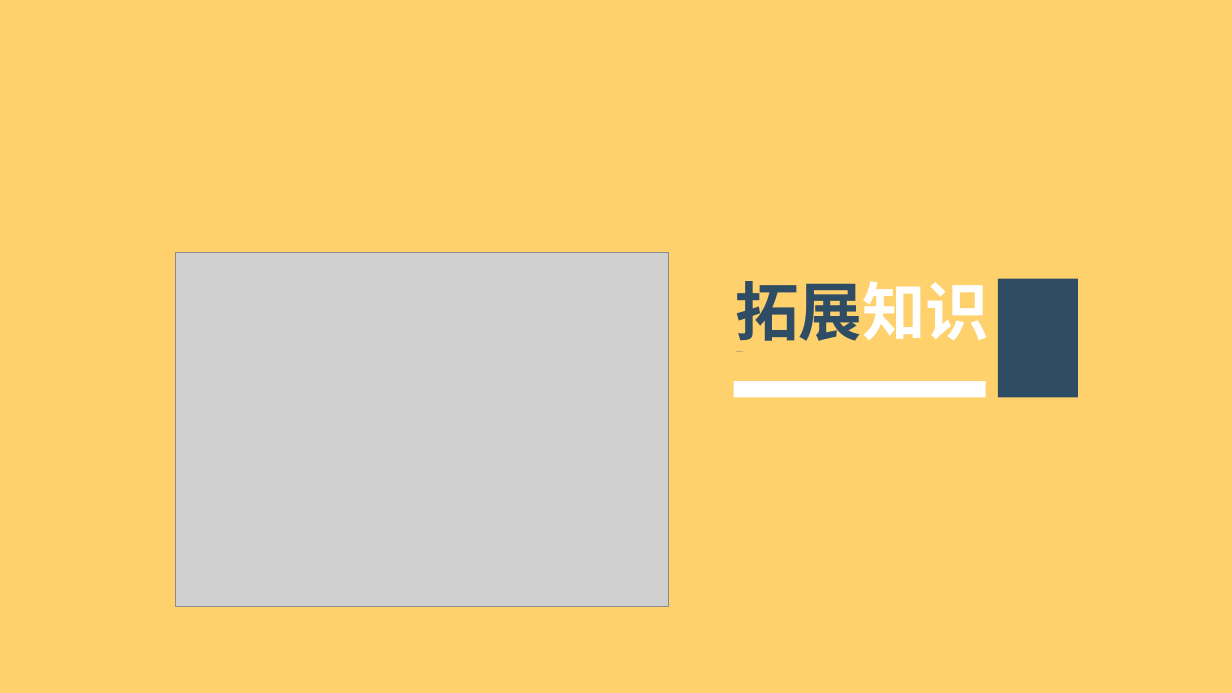
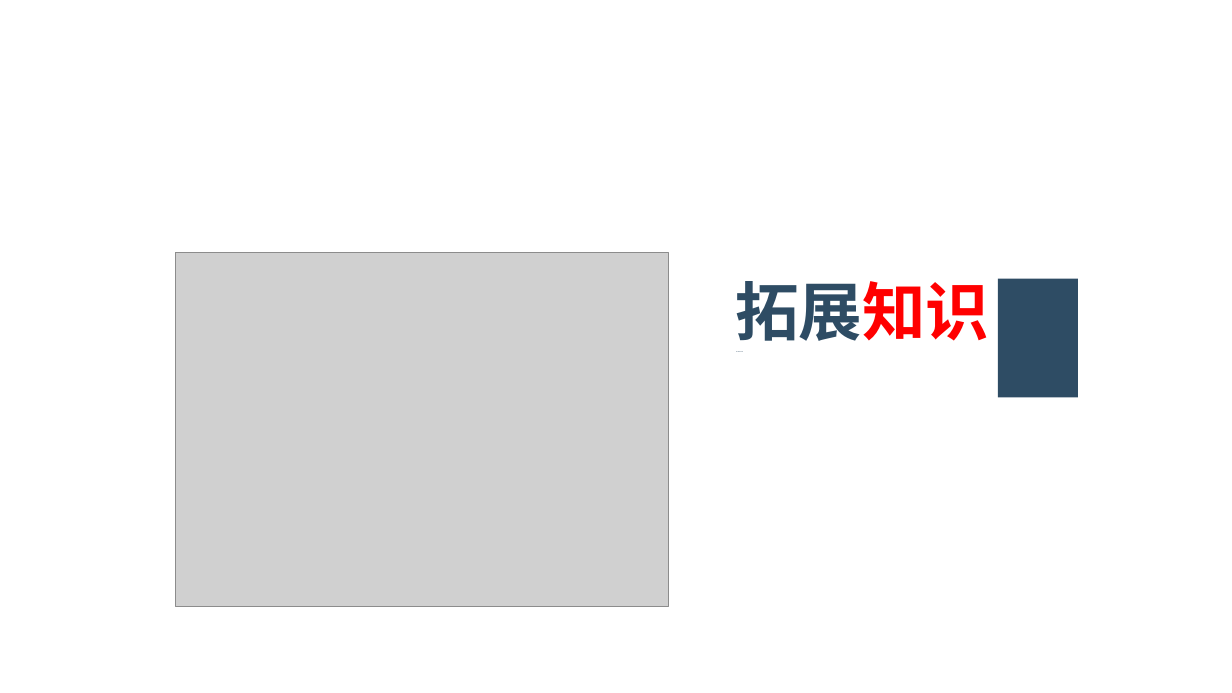
Before and after one commit to hongm32/2020design, a slide deck: slide 21 of 【第22课】走近数据分析②/【第22课】走近数据分析.pptx (slide 12 before the commit). Drawn at 1232x693 pixels with LibreOffice and Linux fonts; fonts in the diff are those of the drawing; grey boxes stand for pictures. Boxes give left, top, right and bottom in pixels: in the first picture for what was removed or moved away, otherwise in the second. Text is boxed around its words. In the diff, an @@ line names an element or a change of style, - is before the commit and + after.

```diff
--- a/【第22课】走近数据分析②/【第22课】走近数据分析.pptx
+++ b/【第22课】走近数据分析②/【第22课】走近数据分析.pptx
@@ background #FED16C to #FFFFFF @@
@@ text "拓展知识" at (735,281,989,341): text colour #FFFFFF to #FF0000 in "拓展知识" @@
```
Also in this commit, not shown: 4 other slides changed, 7 slides added, 1 slide removed, 9 other files.
